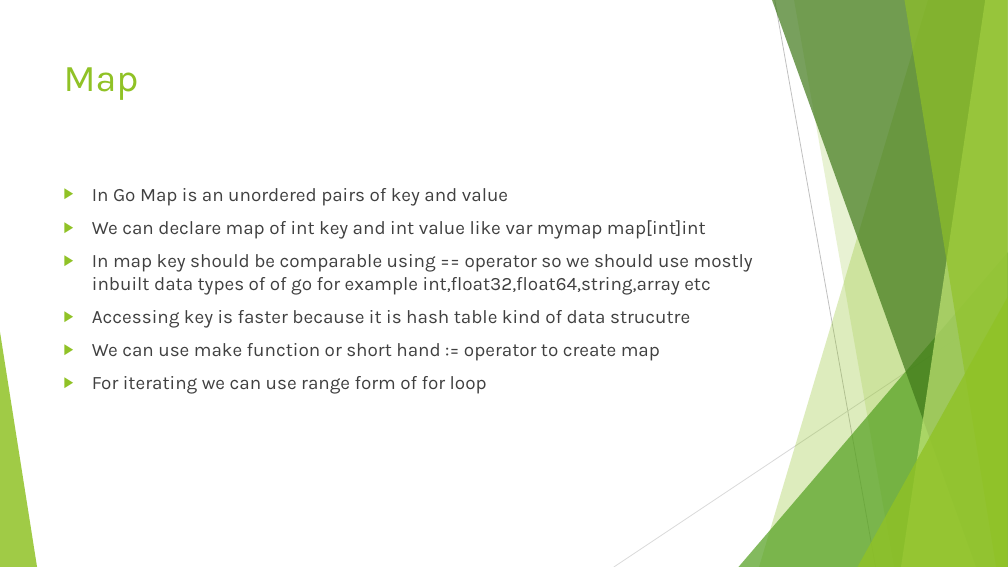
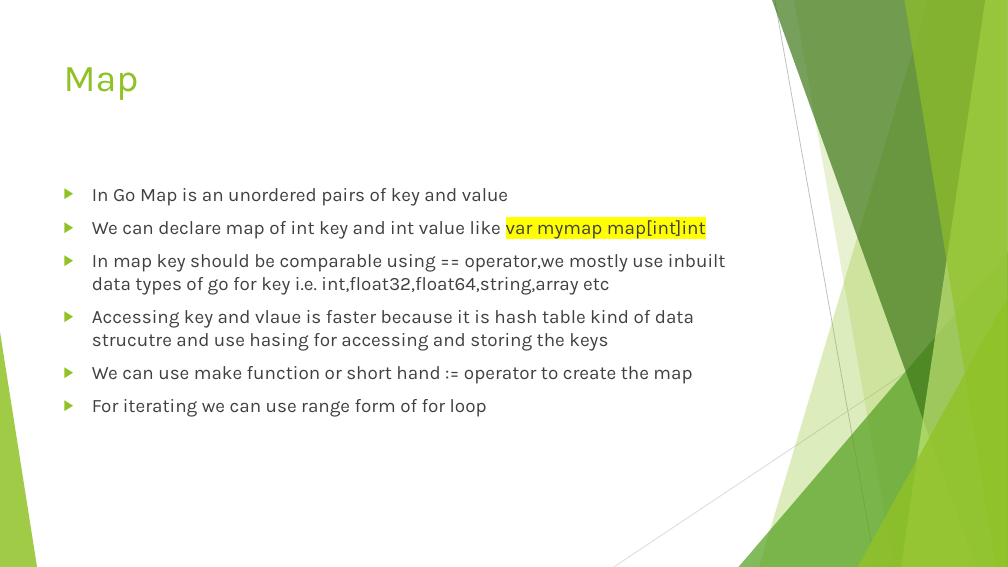
Before and after one commit to vivekdubeydeveloper/goquickstart, a slide deck: slide 25 of goquickstart.pptx. Drawn at 1008x567 pixels with LibreOffice and Linux fonts; fonts in the diff are those of the drawing. Boxes give left, top, right and bottom in pixels: in the first picture for what was removed or moved away, otherwise in the second. Text is boxed around its words. In the diff, an @@ line names an element or a change of style, - is before the commit and + after.

```diff
--- a/goquickstart.pptx
+++ b/goquickstart.pptx
@@ text at (92,220,706,240): highlight none to #FFFF00 in "var mymap map[int]int" @@
@@ text at (92,254,726,384): text changed @@
-▶ In map key should be comparable using == operator so we should use mostly inbuilt data types of of go for example int,float32,float64,string,array etc
-▶ Accessing key is faster because it is hash table kind of data strucutre
-▶ We can use make function or short hand := operator to create map
+▶ In map key should be comparable using == operator,we mostly use inbuilt data types of go for key i.e. int,float32,float64,string,array etc
+▶ Accessing key and vlaue is faster because it is hash table kind of data strucutre and use hasing for accessing and storing the keys
+▶ We can use make function or short hand := operator to create the map
```
Also in this commit, not shown: 1 other slide changed, 2 other files.
